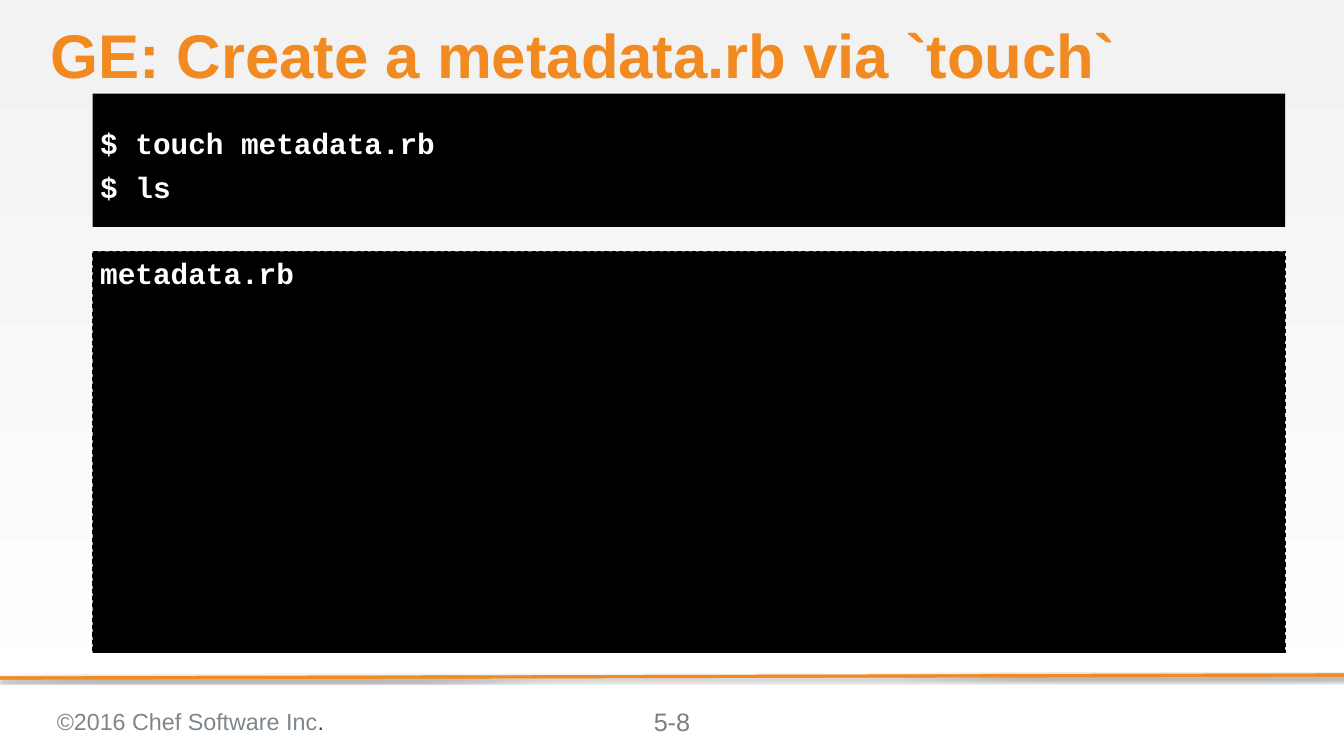
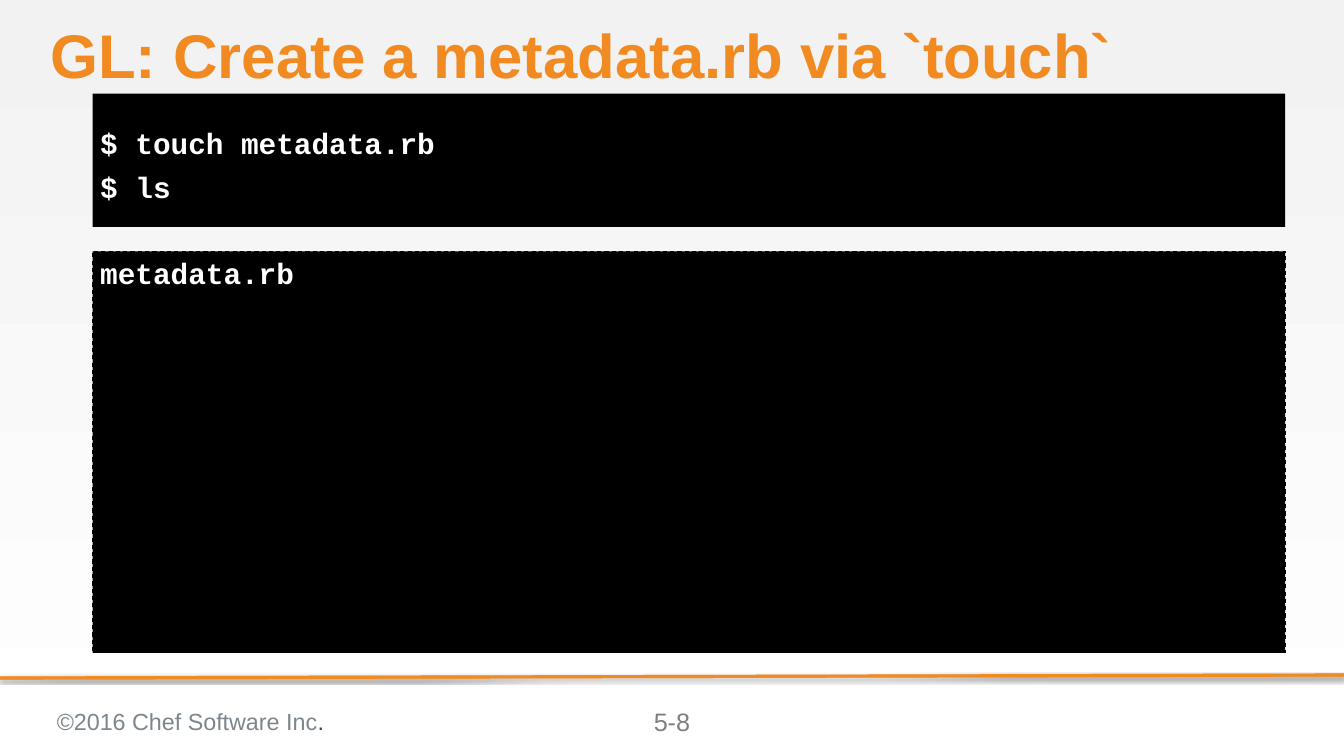
Before and after one commit to bchamby/chef-compliance-installation-configuration-operation, a slide deck: slide 8 of 05-creating-custom-profiles.pptx. Drawn at 1344x756 pixels with LibreOffice and Linux fonts; fonts in the diff are those of the drawing; background and template pictures are left out. Boxes give left, top, right and bottom in pixels: in the first picture for what was removed or moved away, otherwise in the second. Text is boxed around its words. In the diff, an @@ line names an element or a change of style, - is before the commit and + after.

```diff
--- a/05-creating-custom-profiles.pptx
+++ b/05-creating-custom-profiles.pptx
@@ title at (50, 32, 1112, 79): text changed @@
-GE: Create a metadata.rb via `touch`
+GL: Create a metadata.rb via `touch`
```
Also in this commit, not shown: 25 other slides changed, 1 other file.
